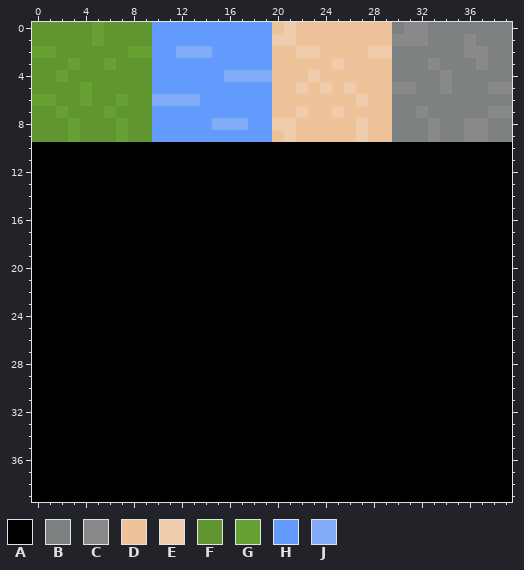
File history of a pixel-art sprite, src/assets/tiles/tile_atlas_padded.png. This is how it looked before the edit.
The file is 40x40 pixels. Colours within 5 levels of each other are drawn and written as one.
Palette (. is transparent): A #000000  B #7d8181  C #898989  D #eec39a  E #efcdac  F #60952f  G #68a133  H #639bff  J #82acf7
Now the later version:
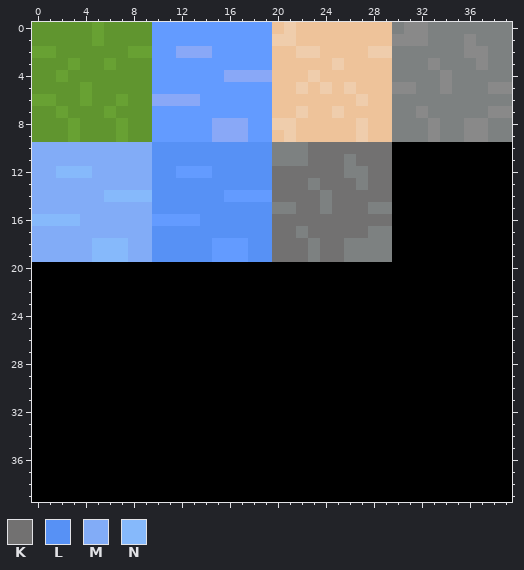
Colours new in this view: K #727171  L #5791f5  M #82acf7  N #86b9fb
What changed:
@@ palette @@
-J #82acf7
+J #89a8f7
@@ x 0..39 @@
  8 FFFGFFFGFFHHHHHJJJHHEEDDDDDEDDBBBCBBCCBB
- 9 FFFGFFFGFFHHHHHHHHHHDEDDDDDEDDBBBCBBCCBB
-10 AAAAAAAAAAAAAAAAAAAAAAAAAAAAAAAAAAAAAAAA
-11 AAAAAAAAAAAAAAAAAAAAAAAAAAAAAAAAAAAAAAAA
-12 AAAAAAAAAAAAAAAAAAAAAAAAAAAAAAAAAAAAAAAA
-13 AAAAAAAAAAAAAAAAAAAAAAAAAAAAAAAAAAAAAAAA
-14 AAAAAAAAAAAAAAAAAAAAAAAAAAAAAAAAAAAAAAAA
-15 AAAAAAAAAAAAAAAAAAAAAAAAAAAAAAAAAAAAAAAA
-16 AAAAAAAAAAAAAAAAAAAAAAAAAAAAAAAAAAAAAAAA
-17 AAAAAAAAAAAAAAAAAAAAAAAAAAAAAAAAAAAAAAAA
-18 AAAAAAAAAAAAAAAAAAAAAAAAAAAAAAAAAAAAAAAA
-19 AAAAAAAAAAAAAAAAAAAAAAAAAAAAAAAAAAAAAAAA
+ 9 FFFGFFFGFFHHHHHJJJHHDEDDDDDEDDBBBCBBCCBB
+10 MMMMMMMMMMLLLLLLLLLLBBBKKKKKKKAAAAAAAAAA
+11 MMMMMMMMMMLLLLLLLLLLBBBKKKBKKKAAAAAAAAAA
+12 MMNNNMMMMMLLHHHLLLLLKKKKKKBBKKAAAAAAAAAA
+13 MMMMMMMMMMLLLLLLLLLLKKKBKKKBKKAAAAAAAAAA
+14 MMMMMMNNNNLLLLLLHHHHKKKKBKKKKKAAAAAAAAAA
+15 MMMMMMMMMMLLLLLLLLLLBBKKBKKKBBAAAAAAAAAA
+16 NNNNMMMMMMHHHHLLLLLLKKKKKKKKKKAAAAAAAAAA
+17 MMMMMMMMMMLLLLLLLLLLKKBKKKKKBBAAAAAAAAAA
+18 MMMMMNNNMMLLLLLHHHLLKKKBKKBBBBAAAAAAAAAA
+19 MMMMMNNNMMLLLLLHHHLLKKKBKKBBBBAAAAAAAAAA
 20 AAAAAAAAAAAAAAAAAAAAAAAAAAAAAAAAAAAAAAAA
